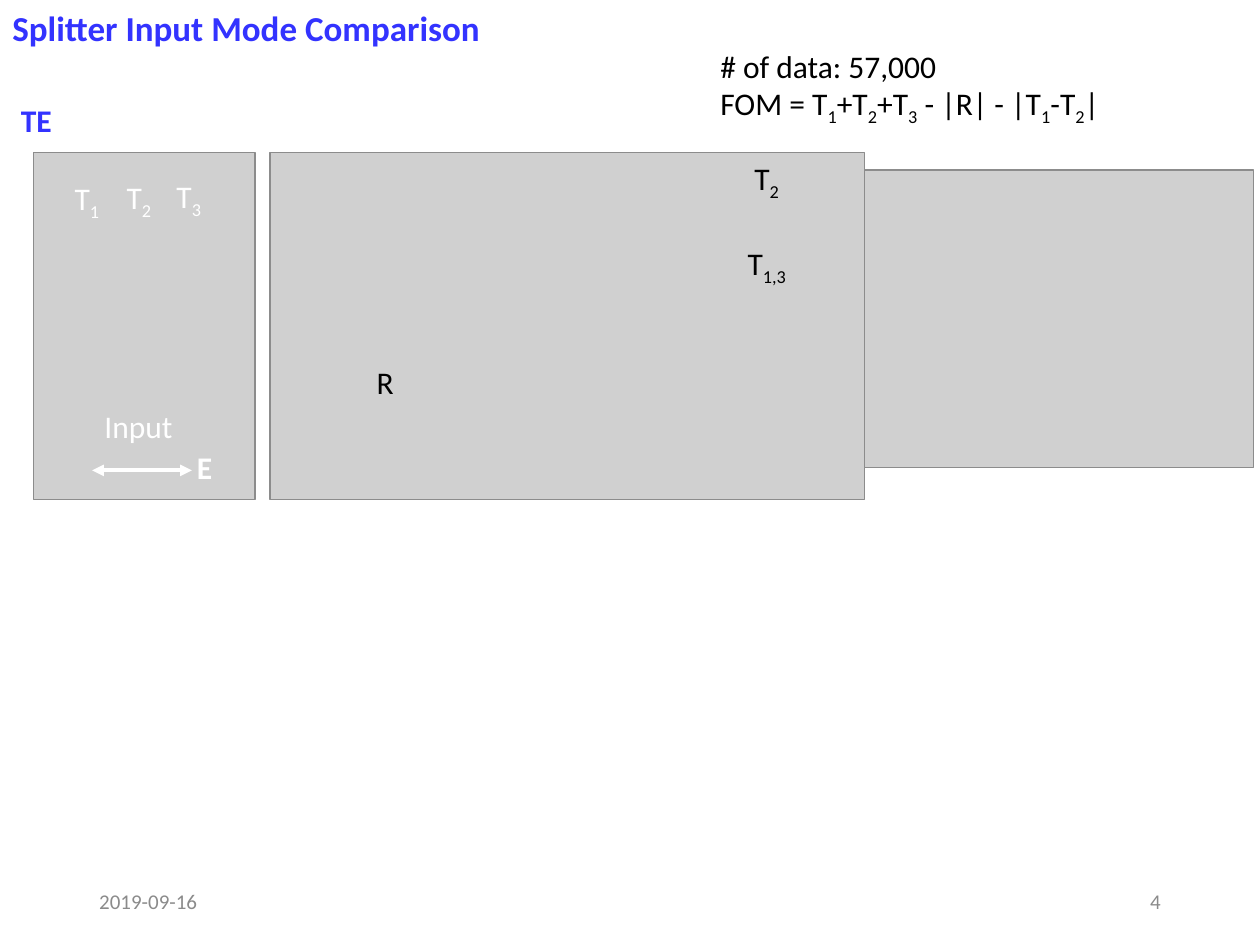
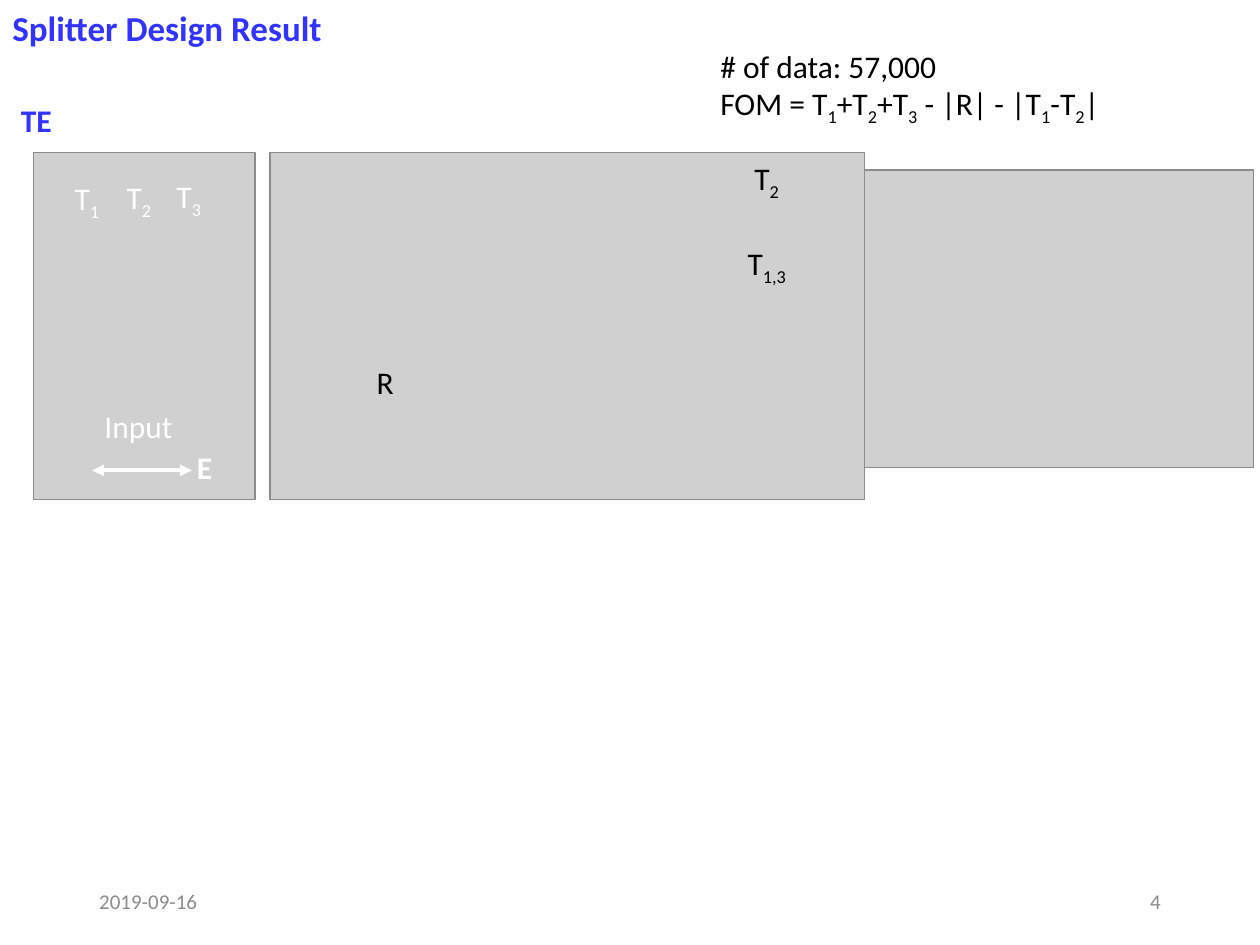
Before and after one commit to jglee96/NBTP_Lab, a slide deck: slide 4 of 랩미팅/201909/190909 (Jong).pptx. Drawn at 1260x945 pixels with LibreOffice and Linux fonts; fonts in the diff are those of the drawing; grey boxes stand for pictures. Boxes give left, top, right and bottom in pixels: in the first picture for what was removed or moved away, otherwise in the second. Text is boxed around its words. In the diff, an @@ line names an element or a change of style, - is before the commit and + after.

Commit message:
update

```diff
--- a/랩미팅/201909/190909 (Jong).pptx
+++ b/랩미팅/201909/190909 (Jong).pptx
@@ text at [12, 16, 321, 47]: text changed @@
-Splitter Input Mode Comparison
+Splitter Design Result
```
